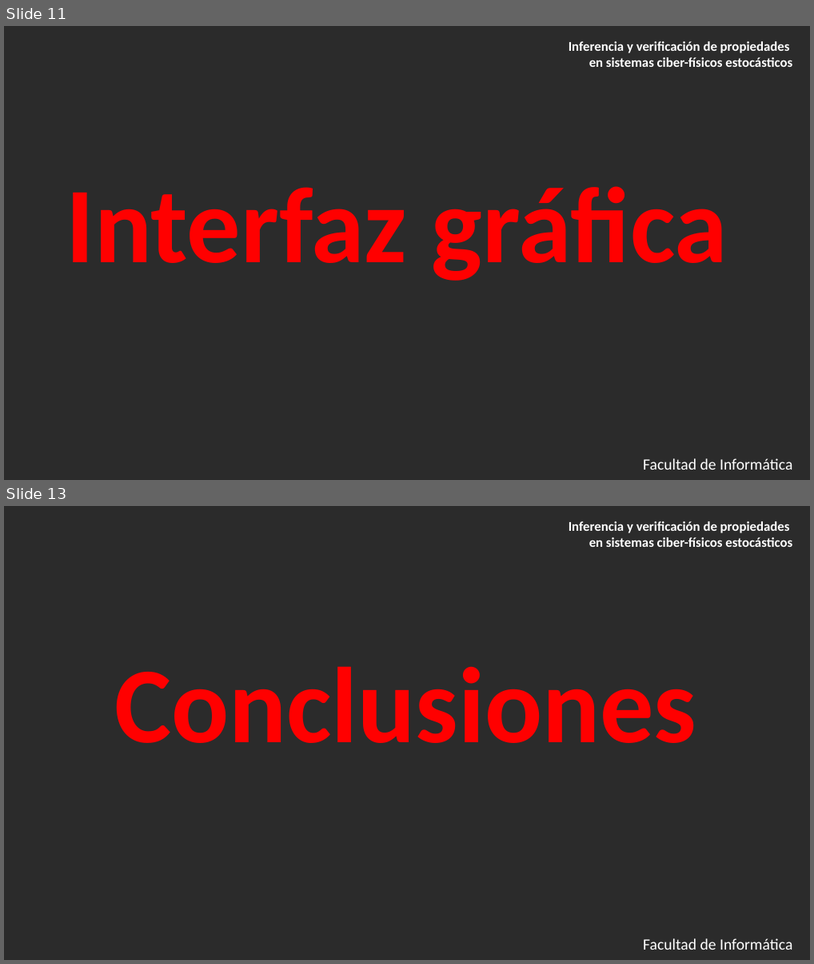
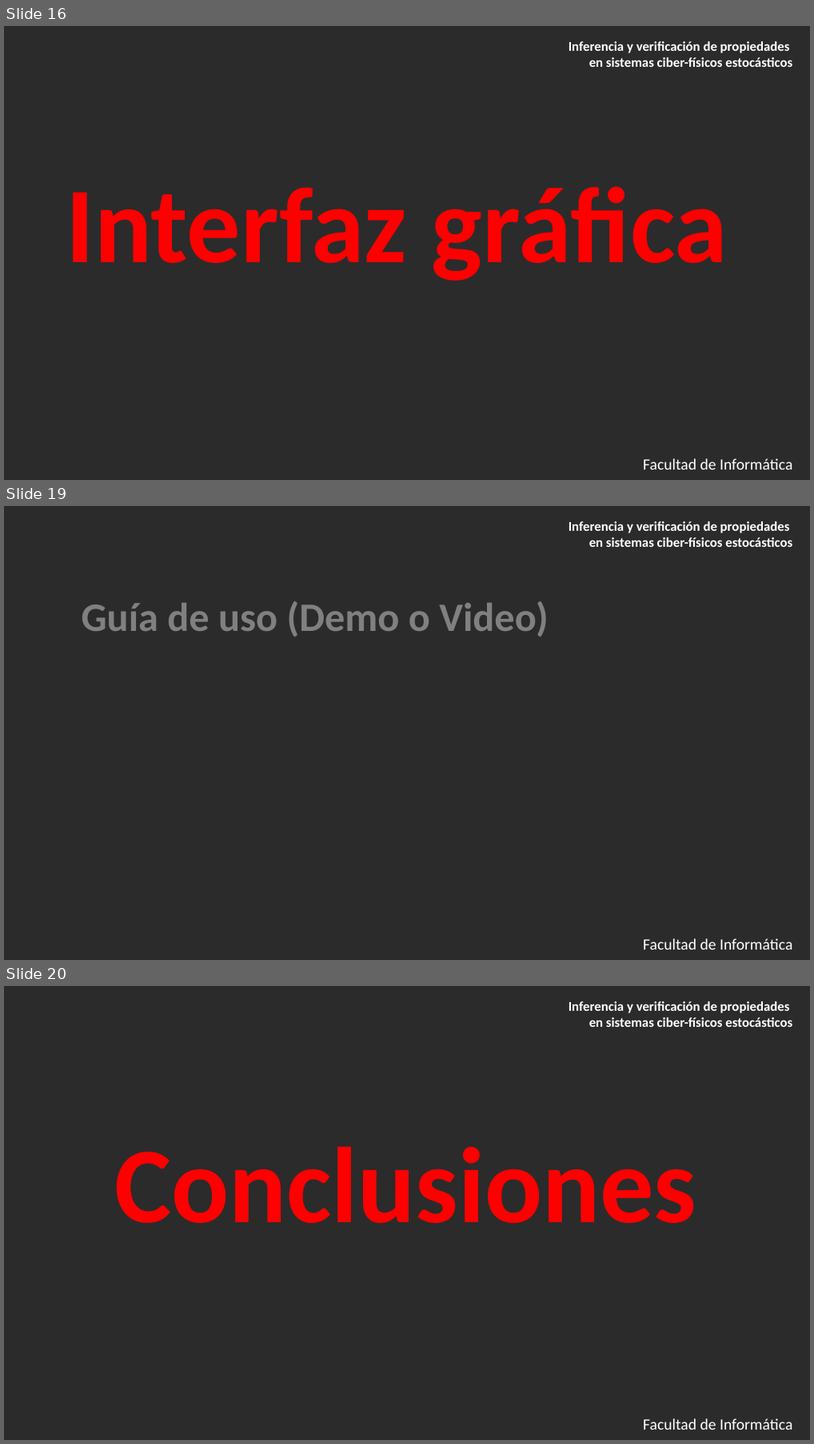
Before and after one commit to nachorequeno/tfg_ciberfisicos, a slide deck: slides/plantilla_usada.pptx. Shown one above the other, each under a label of ours: slides 11 and 13 before the commit, slides 16, 19 and 20 after it; the slides between them are not shown. The pictures are 814x964 and 814x1444 pixels, drawn with LibreOffice and Linux fonts; fonts in the diff are those of the drawing; background and template pictures are left out; a plain dark background stands for a picture behind light text. Boxes give left, top, right and bottom in pixels: in the first picture for what was removed or moved away, otherwise in the second. Text is boxed around its words. In the diff, an @@ line names an element or a change of style, - is before the commit and + after.

```diff
--- a/slides/plantilla_usada.pptx
+++ b/slides/plantilla_usada.pptx
@@ slide 19 added at (x1=4, y1=506, x2=810, y2=960), background picture (left out) @@
@@ text added at (x1=569, y1=521, x2=793, y2=547), 12 pt, text #FFFFFF, bold @@
+Inferencia y verificación de propiedades
+en sistemas ciber-físicos estocásticos
@@ text added at (x1=82, y1=601, x2=548, y2=636), 36 pt, text #808080, bold @@
+Guía de uso (Demo o Video)
@@ text added at (x1=643, y1=938, x2=793, y2=949), 14 pt, text #FFFFFF @@
+Facultad de Informática
@@ what was slide 11 is now slide 16 @@
@@ what was slide 13 is now slide 20 @@
```
Also in this commit, not shown: 3 slides changed, 7 other slides added.
